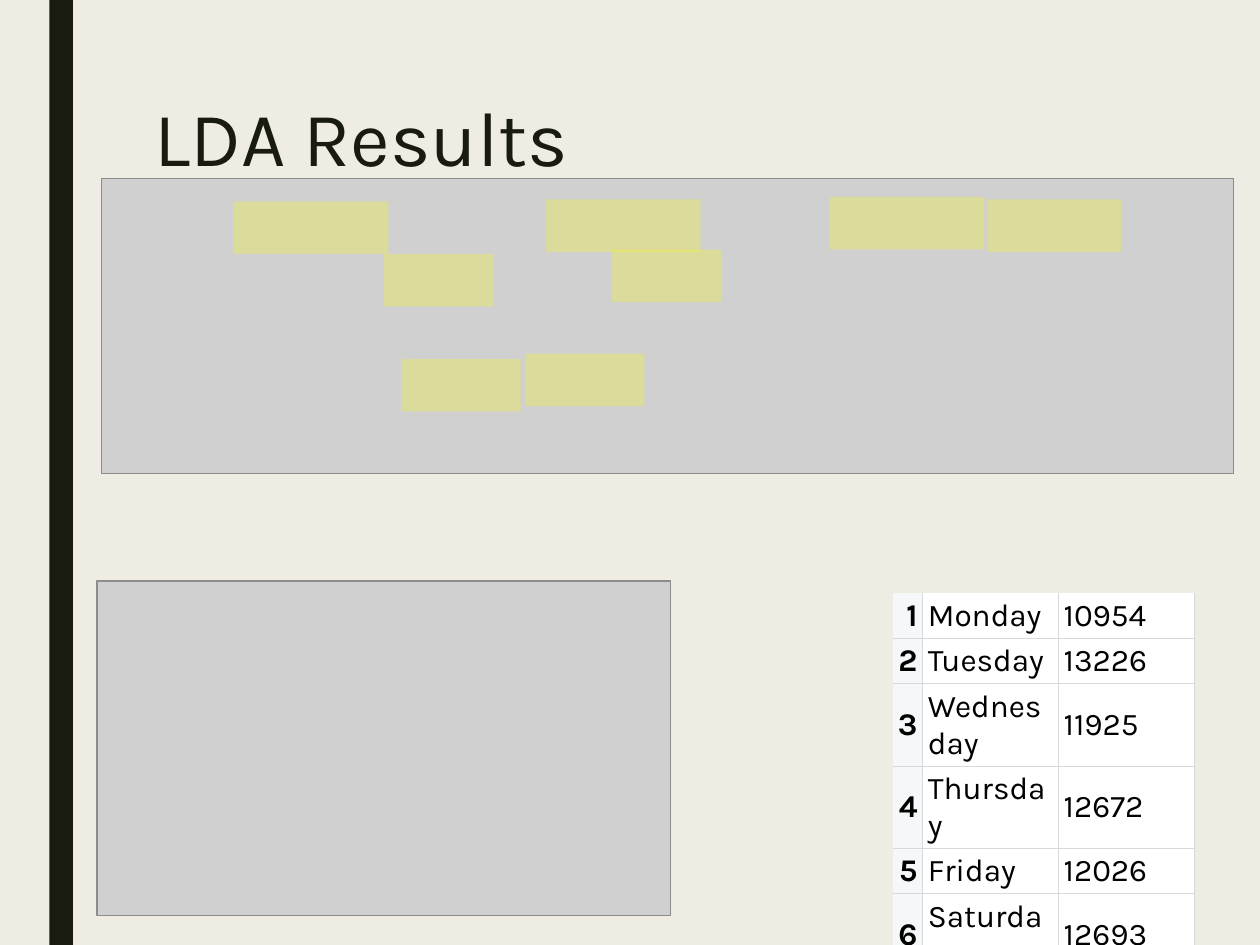
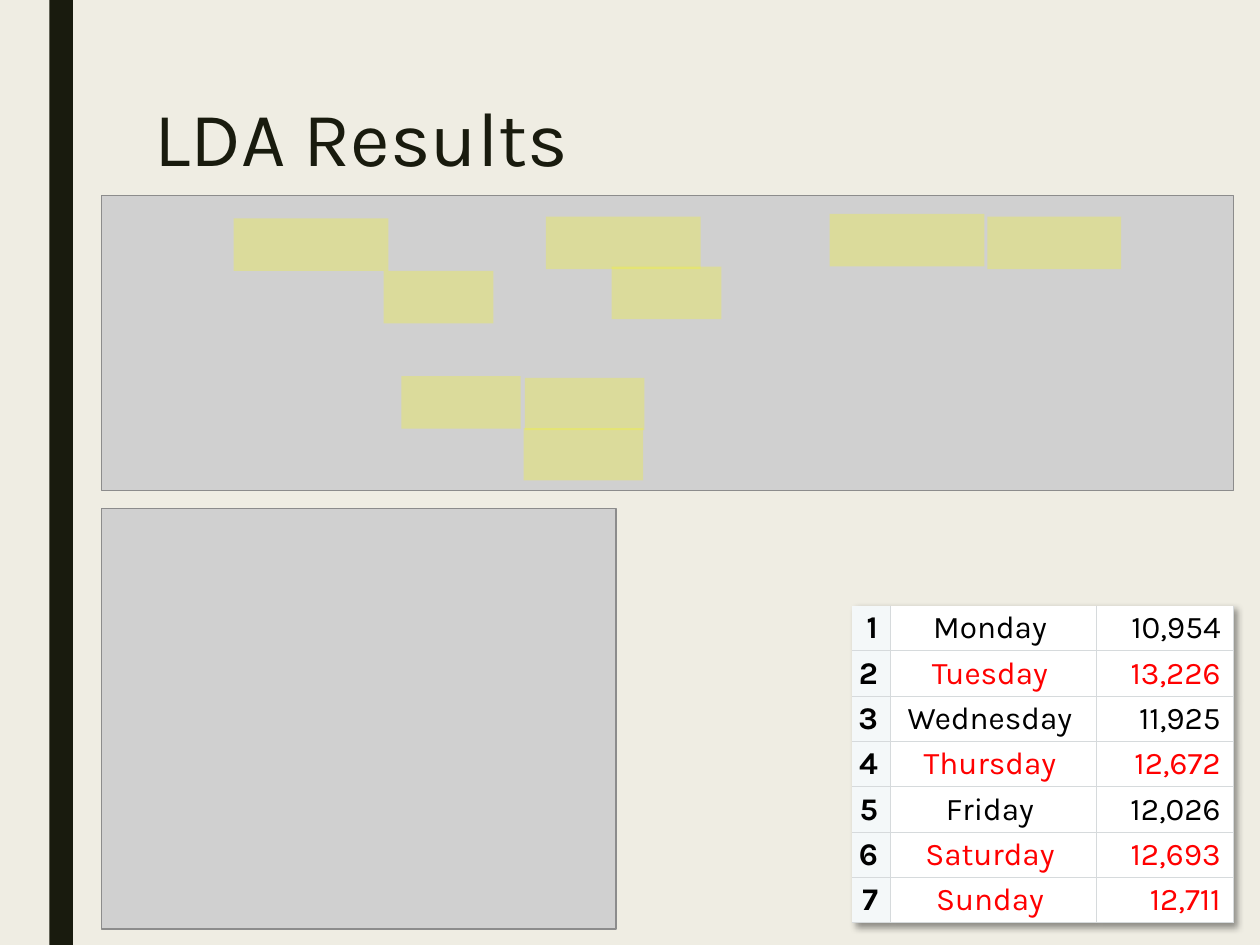
Before and after one commit to stats-learning-fall2019/final-project, a slide deck: slide 53 of presentation/gtdb-final-presentation.pptx. Drawn at 1260x945 pixels with LibreOffice and Linux fonts; fonts in the diff are those of the drawing; grey boxes stand for pictures. Boxes give left, top, right and bottom in pixels: in the first picture for what was removed or moved away, otherwise in the second. Text is boxed around its words. In the diff, an @@ line names an element or a change of style, - is before the commit and + after.

```diff
--- a/presentation/gtdb-final-presentation.pptx
+++ b/presentation/gtdb-final-presentation.pptx
@@ 3 rectangles, 1 picture: place and size @@
-3 rectangles, 1 picture at (102,179,1234,474)
+3 rectangles, 1 picture at (102,195,1234,490)
@@ 4 rectangles: place and size @@
-4 rectangles at (402,199,1121,412)
+4 rectangles at (402,217,1121,430)
@@ rectangle: place and size @@
-rectangle at (525,354,645,407)
+rectangle at (525,378,645,431)
@@ rectangle added at (524,428,644,481), fill #FFFF00 at 25% opacity @@
@@ picture: place and size @@
-picture at (97,581,670,915)
+picture at (102,508,616,929)
@@ table at (852,606,1232,930) @@
-row 1, column 3: 10954
+row 1, column 3: 10,954
-row 2, column 3: 13226
+row 2, column 3: 13,226
-row 3, column 3: 11925
+row 3, column 3: 11,925
-row 4, column 3: 12672
+row 4, column 3: 12,672
-row 5, column 3: 12026
+row 5, column 3: 12,026
-row 6, column 3: 12693
+row 6, column 3: 12,693
-row 7, column 3: 12711
+row 7, column 3: 12,711
@@ text colour #000000 to #FF0000 in "Tuesday", "Thursday", "Saturday", "Sunday" @@
@@ alignment left to centre @@
@@ table: place and size @@
-table at (892,593,1194,893)
+table at (852,606,1232,930)
```
Also in this commit, not shown: 7 other slides changed, 1 other file.
